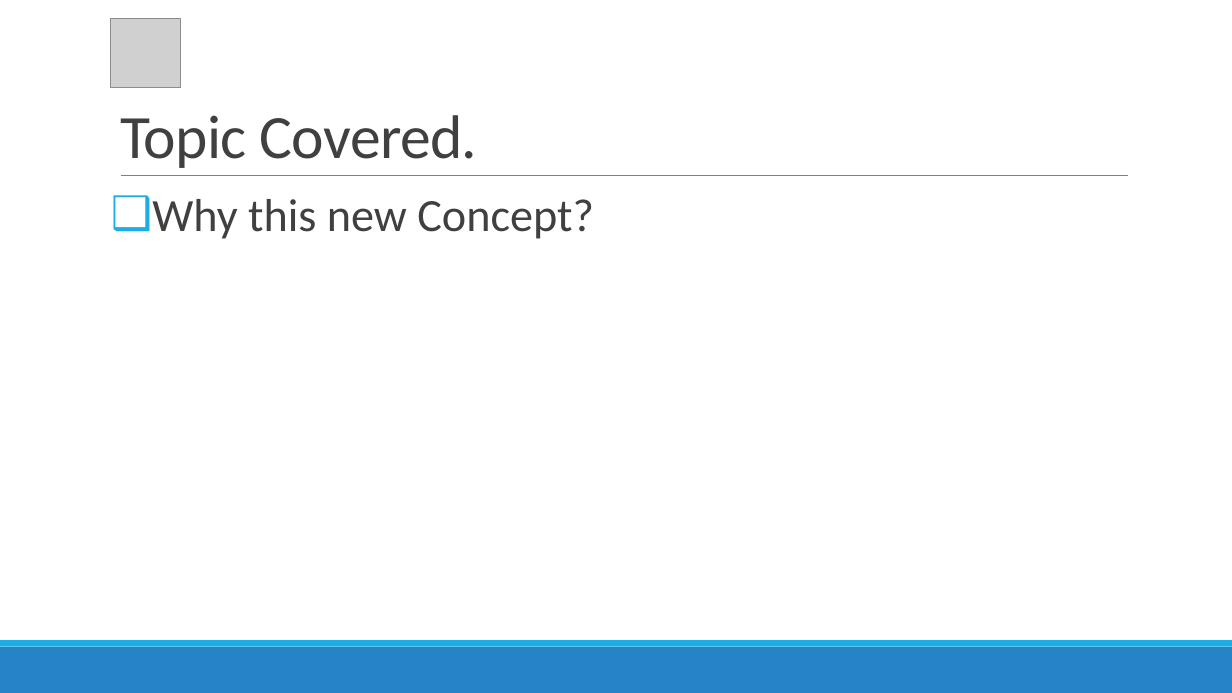
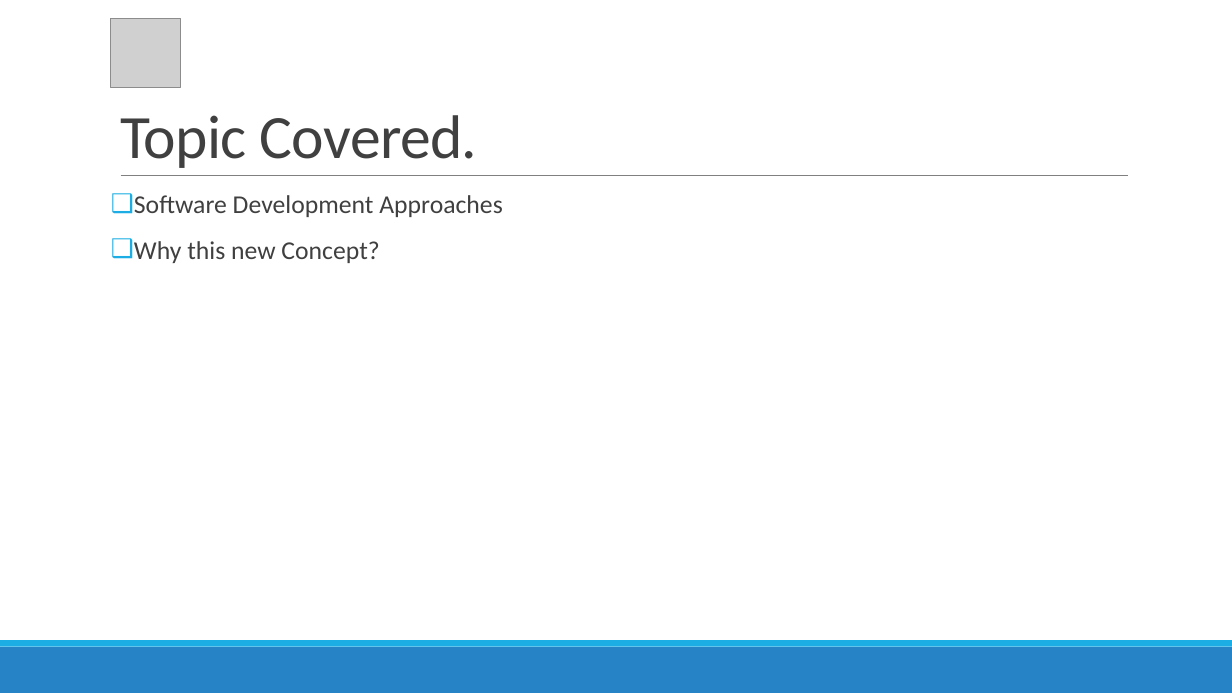
Before and after one commit to r4yadav/contentful-altudo, a slide deck: slide 2 of Contentful-queries.pptx. Drawn at 1232x693 pixels with LibreOffice and Linux fonts; fonts in the diff are those of the drawing; grey boxes stand for pictures. Boxes give left, top, right and bottom in pixels: in the first picture for what was removed or moved away, otherwise in the second. Text is boxed around its words. In the diff, an @@ line names an element or a change of style, - is before the commit and + after.

Commit message:
update

```diff
--- a/Contentful-queries.pptx
+++ b/Contentful-queries.pptx
@@ text at box(134, 195, 502, 217): paragraph added @@
+❑ Software Development Approaches
@@ text at box(134, 241, 379, 263): size 36 to 20 pt in "Why this new Concept?" @@
```
Also in this commit, not shown: 3 other slides changed, 3 slides added, 4 slides removed.
